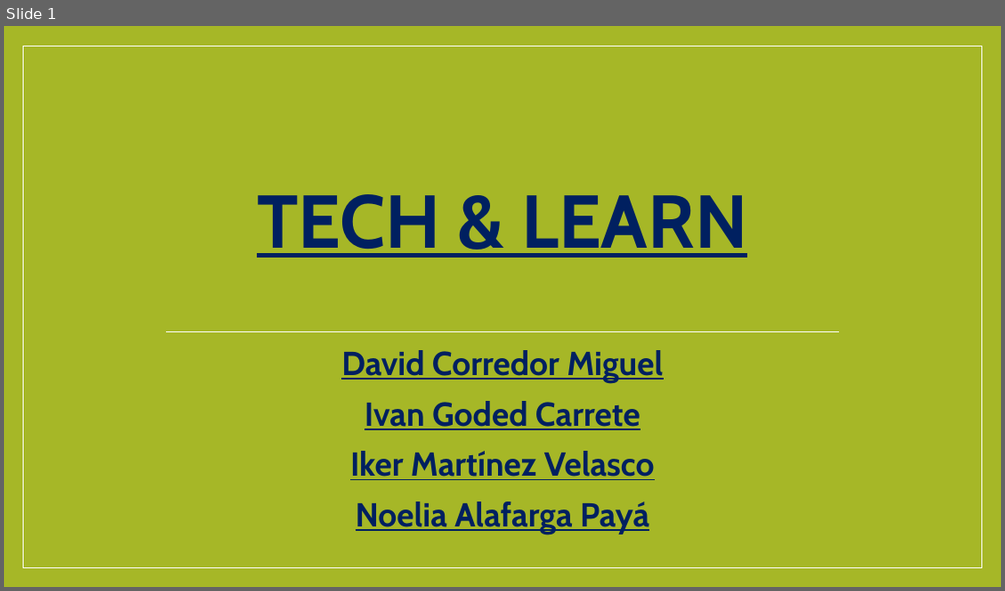
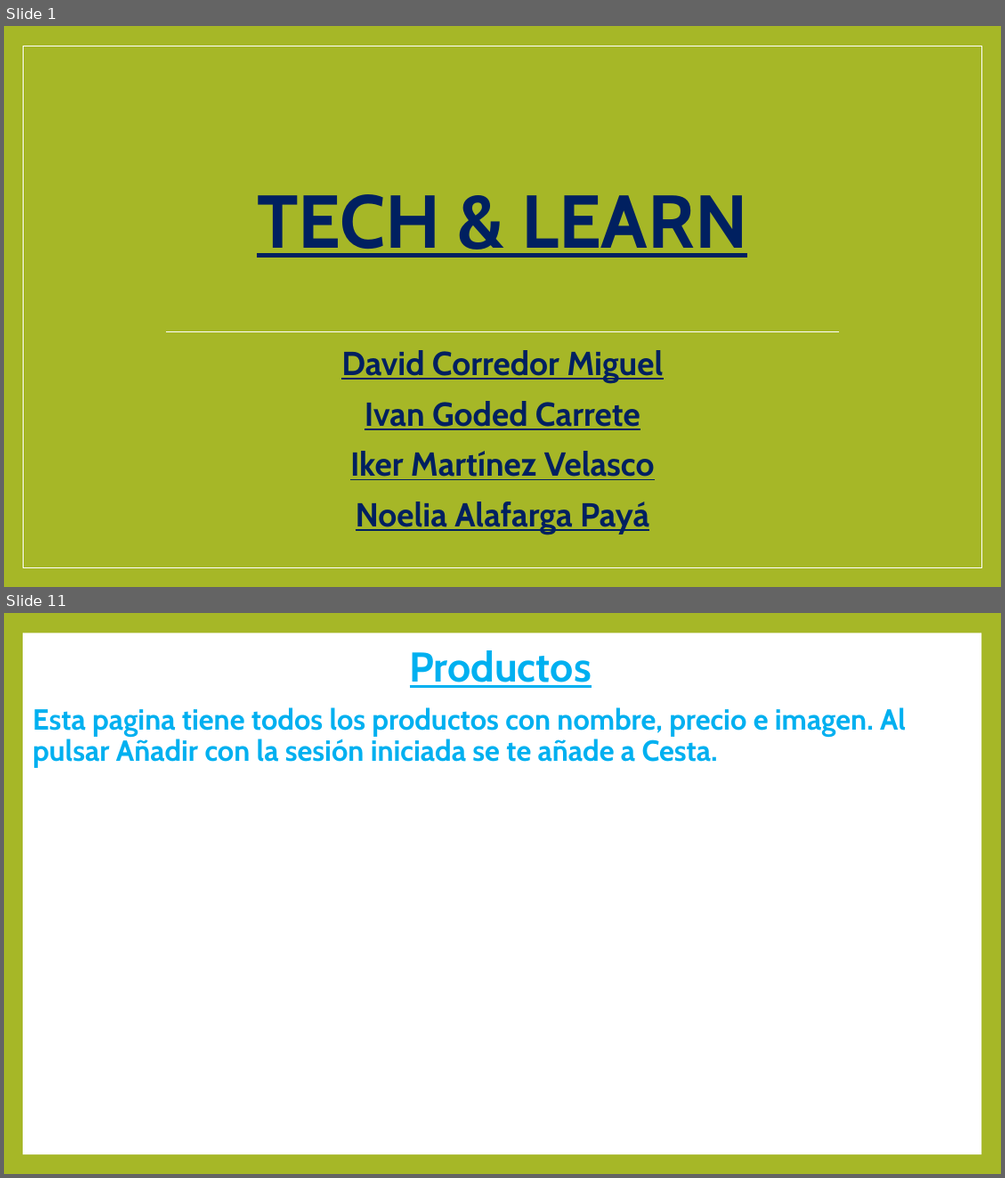
Before and after one commit to DavidCorredorMiguel/proyectogrupo2, a slide deck: Presentacion Tech Learn.pptx. Shown one above the other, each under a label of ours: slide 1 before the commit, slides 1 and 11 after it; the slides between them are not shown. The pictures are 1005x591 and 1005x1178 pixels, drawn with LibreOffice and Linux fonts; fonts in the diff are those of the drawing. Boxes give left, top, right and bottom in pixels: in the first picture for what was removed or moved away, otherwise in the second. Text is boxed around its words. In the diff, an @@ line names an element or a change of style, - is before the commit and + after.

```diff
--- a/Presentacion Tech Learn.pptx
+++ b/Presentacion Tech Learn.pptx
@@ slide 11 added at box(4, 613, 1001, 1174), background #A6B727 @@
@@ rectangle added at box(23, 633, 981, 1154), fill #FFFFFF @@
@@ title added at box(410, 650, 591, 688), 40 pt, text #00B0F0, bold, underline @@
+Productos
@@ text added at box(32, 707, 906, 768), 28 pt, text #00B0F0, bold @@
+Esta pagina tiene todos los productos con nombre, precio e imagen. Al pulsar Añadir con la sesión iniciada se te añade a Cesta.
```
Also in this commit, not shown: 6 slides changed, 10 other slides added, 3 slides removed, 7 other files.
